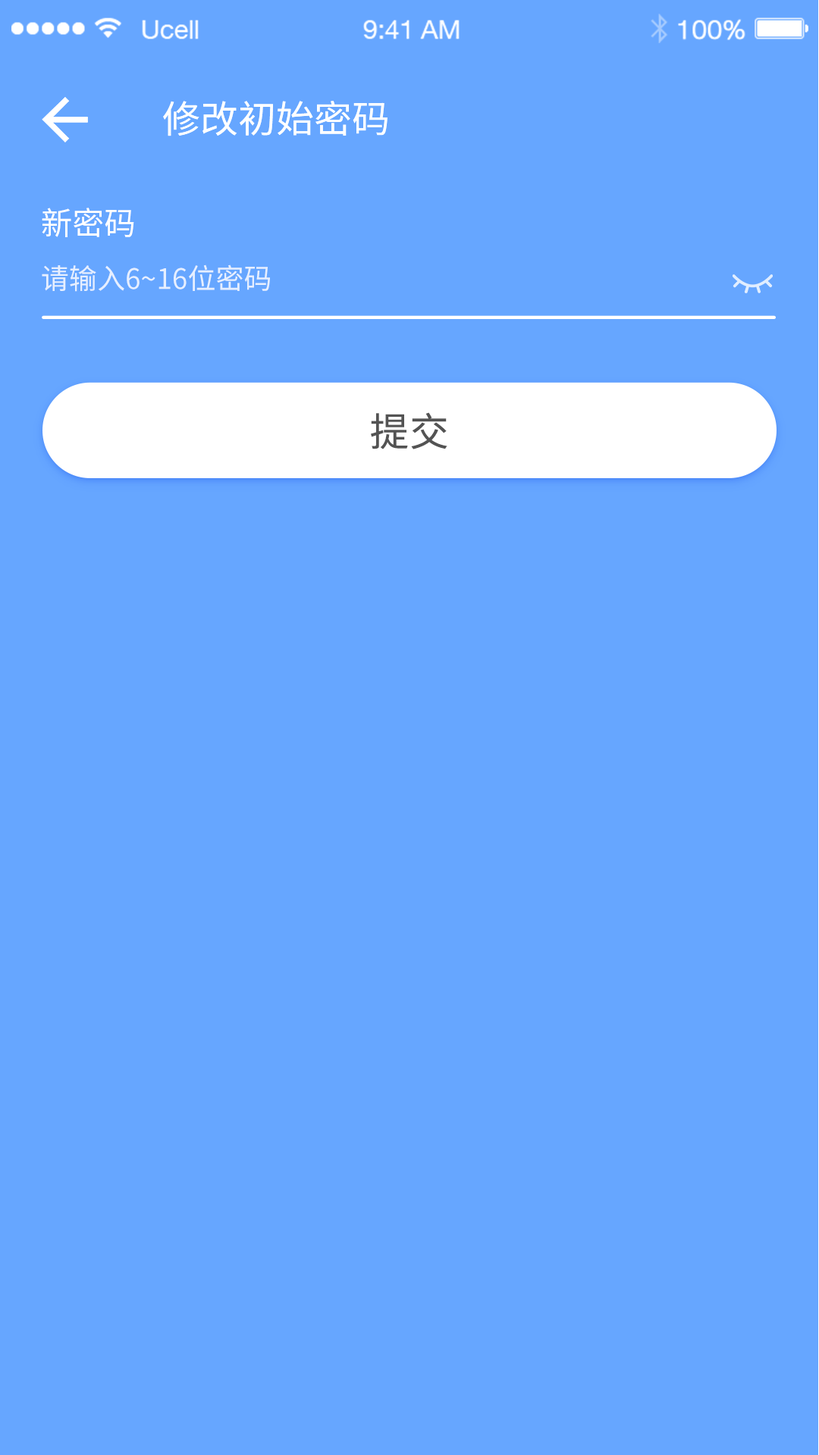
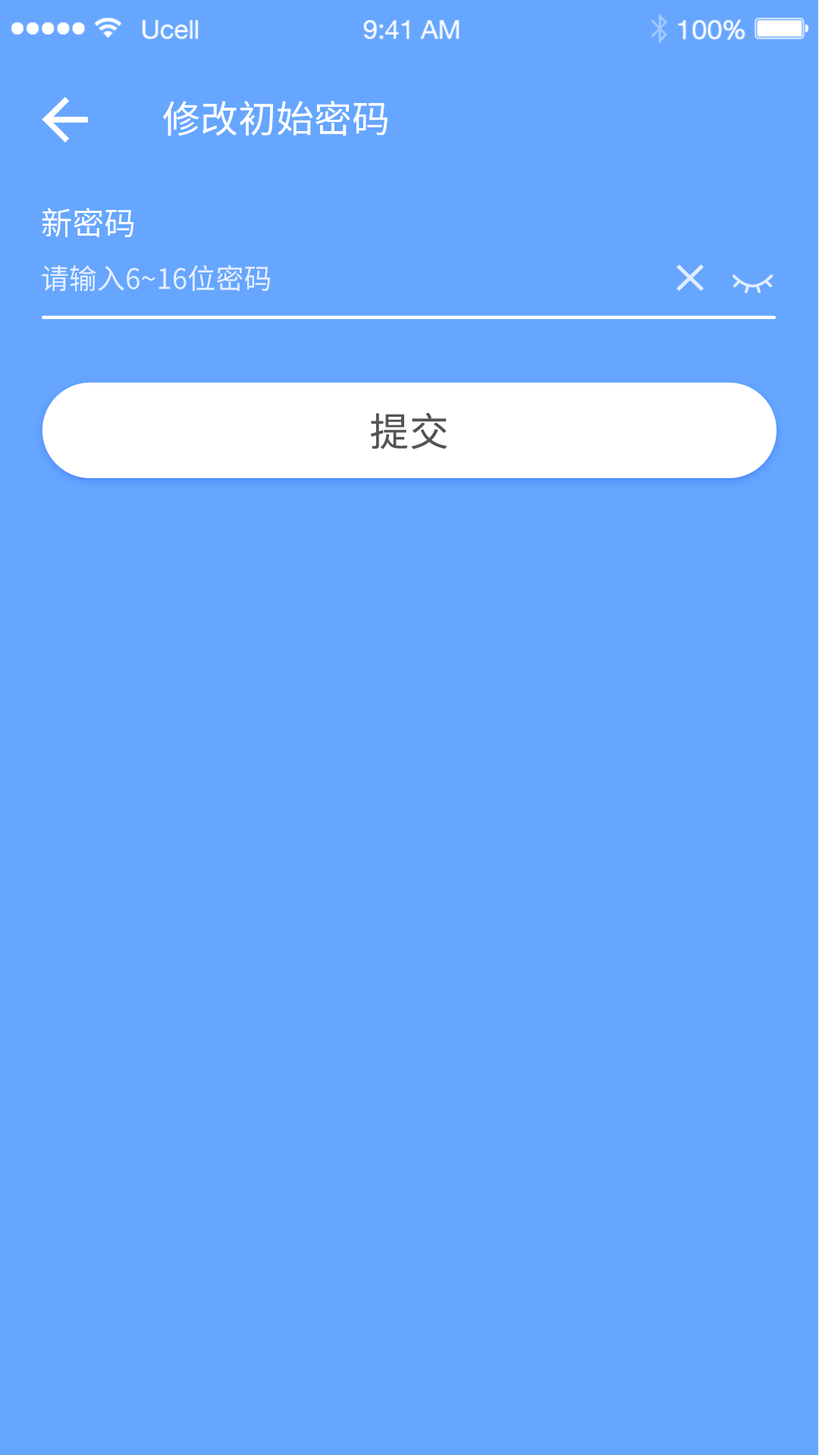
Before/after of a 819×1455 layered artwork. What changed in the layer stack:
painted on "请输入6~16位密码" (1st of 2, in "画板 1" › "创建新密码") over [70, 264, 270, 292]
added layer "关闭 拷贝 2" (80%) in group "创建新密码" over [676, 264, 704, 292]
painted on "line 拷贝 2" (3rd of 4, in "画板 1" › "创建新密码") over [41, 316, 776, 320]
painted on "提交" over [370, 413, 448, 450]
painted on "圆角矩形 1" (3rd of 4, in "画板 1" › "创建新密码" › "Login Button") over [41, 382, 752, 479]
